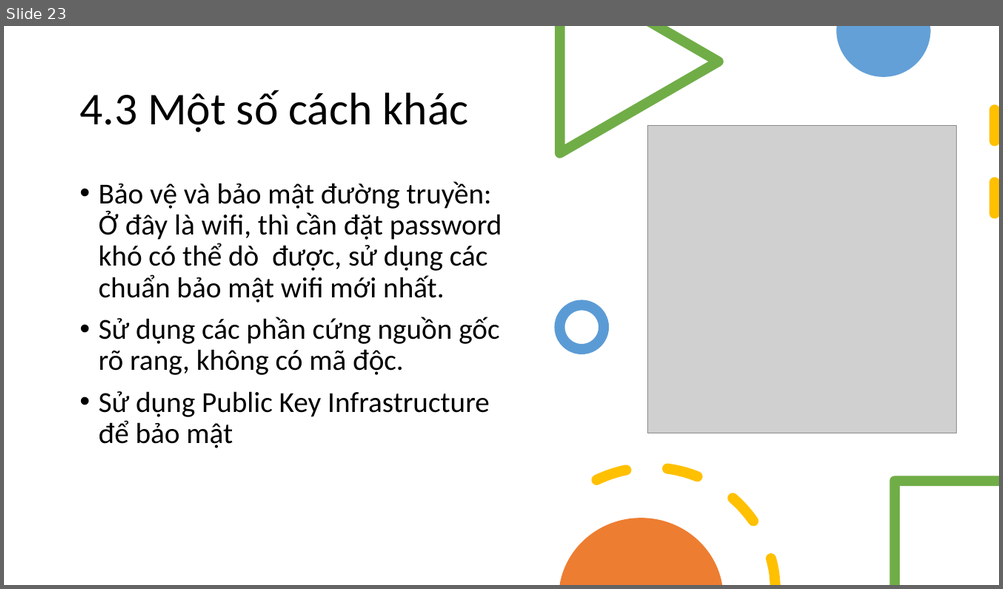
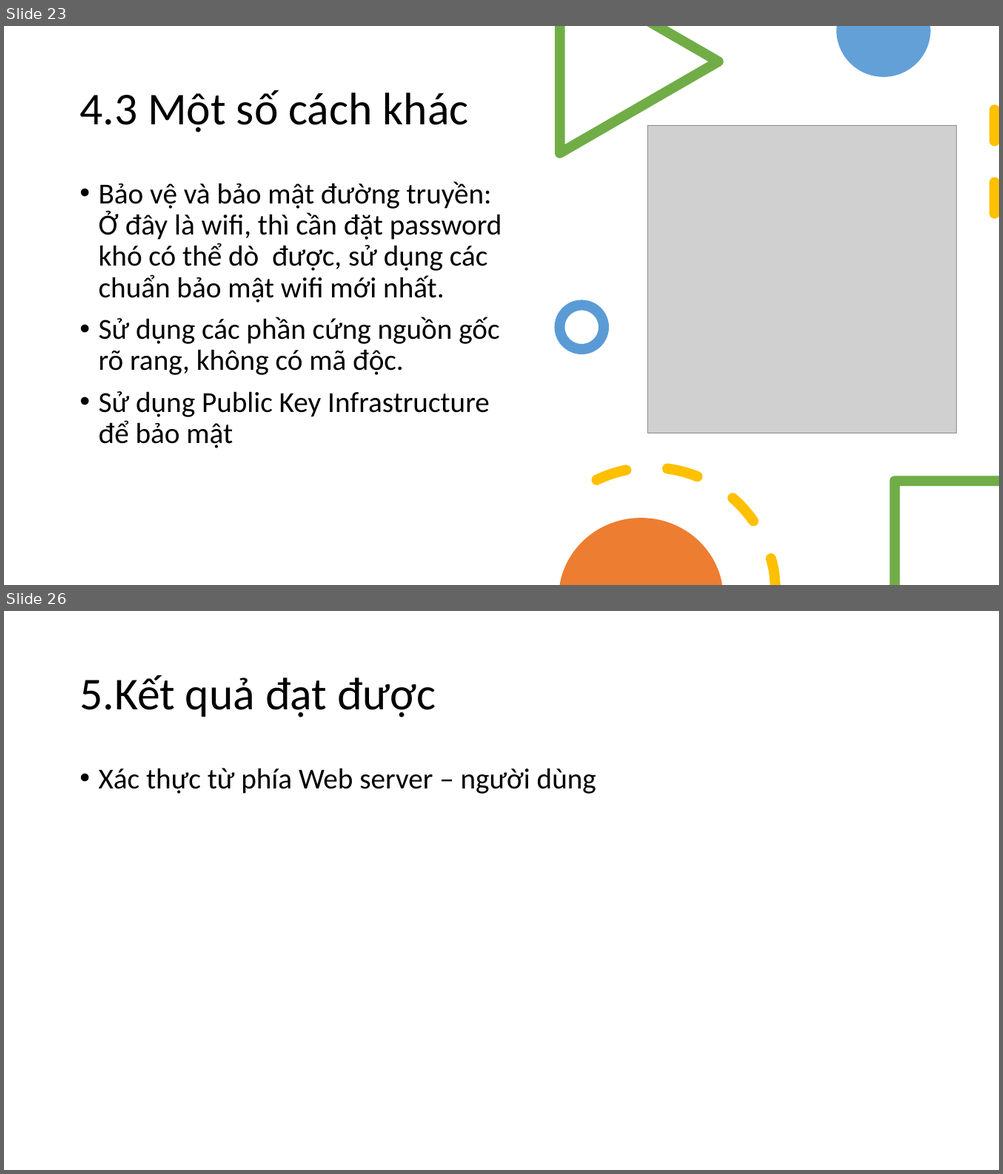
Before and after one commit to thaok61/Project3, a slide deck: Project3_present.pptx. Shown one above the other, each under a label of ours: slide 23 before the commit, slides 23 and 26 after it; the slides between them are not shown. The pictures are 1003x589 and 1003x1174 pixels, drawn with LibreOffice and Linux fonts; fonts in the diff are those of the drawing; grey boxes stand for pictures. Boxes give left, top, right and bottom in pixels: in the first picture for what was removed or moved away, otherwise in the second. Text is boxed around its words. In the diff, an @@ line names an element or a change of style, - is before the commit and + after.

```diff
--- a/Project3_present.pptx
+++ b/Project3_present.pptx
@@ slide 26 added at (4,611,999,1170), background #FFFFFF @@
@@ title added at (79,675,435,718), 44 pt, text #000000 @@
+5.Kết quả đạt được
@@ text added at (99,768,596,794), 28 pt, text #000000 @@
+• Xác thực từ phía Web server – người dùng
```
Also in this commit, not shown: 2 slides changed, 4 other slides added, 1 slide removed, 31 other files.
